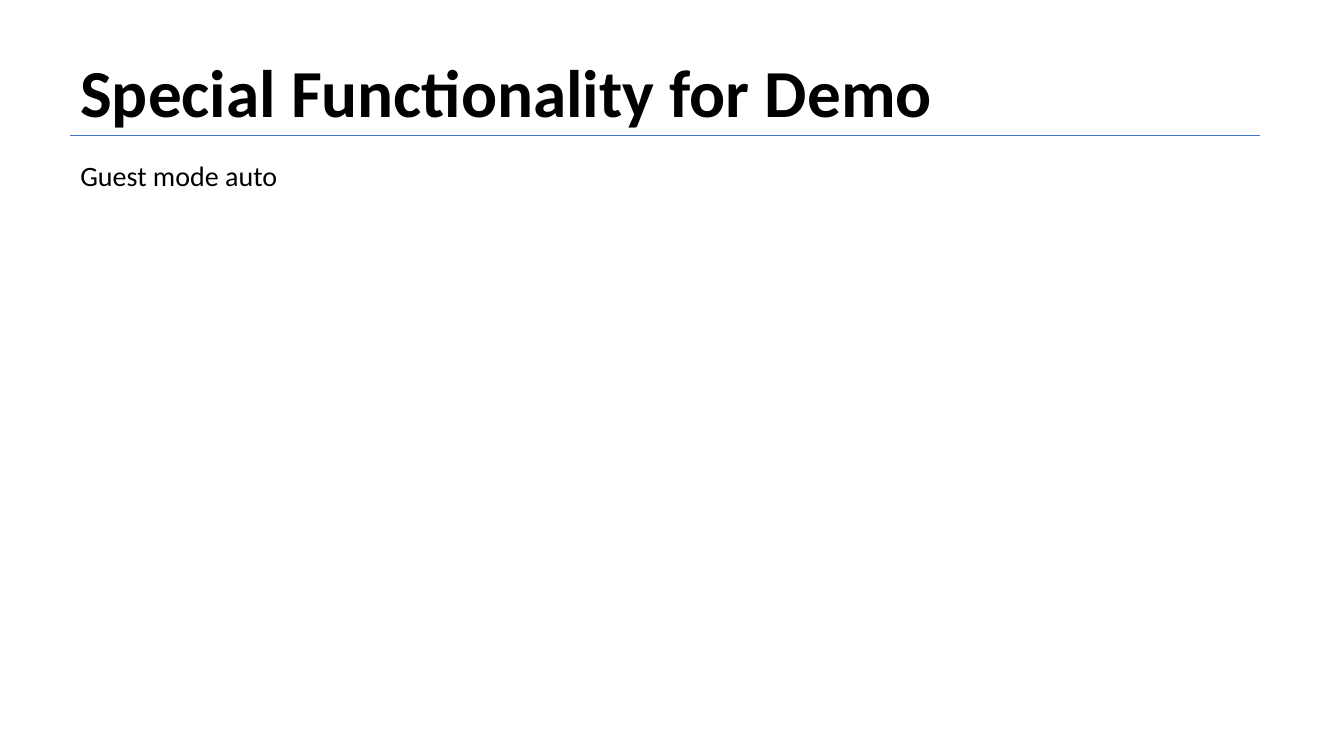
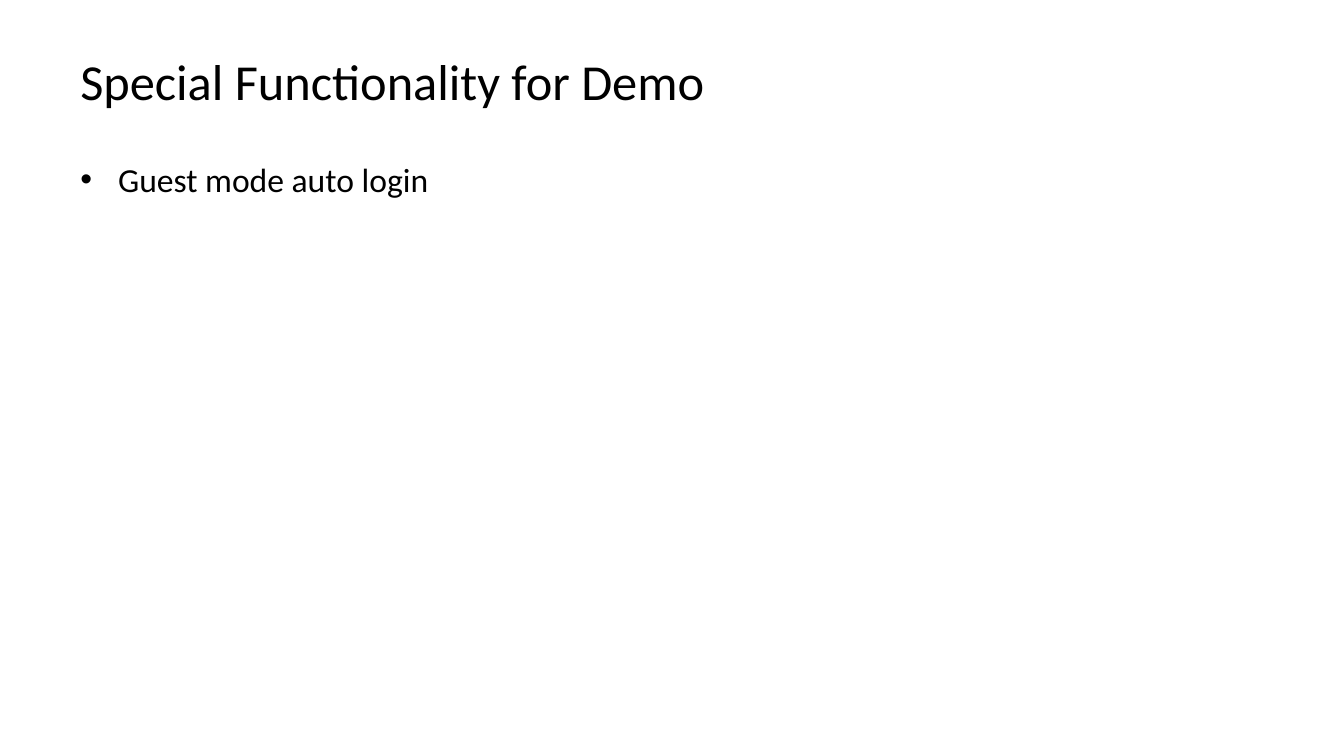
Before and after one commit to EmanuelBenHamo/Fiver-Final-Sprint, a slide deck: slide 12 of Product Definition Document Sample - Vybing - v1.5.pptx (slide 13 before the commit). Drawn at 1344x756 pixels with LibreOffice and Linux fonts; fonts in the diff are those of the drawing. Boxes give left, top, right and bottom in pixels: in the first picture for what was removed or moved away, otherwise in the second. Text is boxed around its words. In the diff, an @@ line names an element or a change of style, - is before the commit and + after.

```diff
--- a/Product Definition Document Sample - Vybing - v1.5.pptx
+++ b/Product Definition Document Sample - Vybing - v1.5.pptx
@@ text "Special Functionality for Demo" at box(80, 65, 704, 108): size 48 to 36 pt, bold off @@
@@ line removed from (71, 135) to (1260, 135) @@
@@ text at box(118, 168, 429, 198): text changed; size 20 to 24 pt @@
-Guest mode auto
+• Guest mode auto login
```
Also in this commit, not shown: 5 other slides changed, 9 slides added, 2 slides removed.
